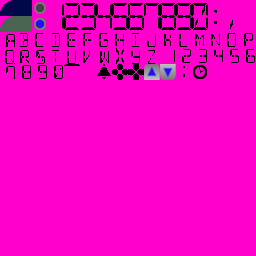
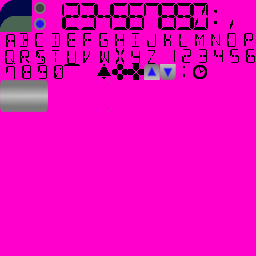
Comparing the layer stacks of the two 256 × 256 images. Changes:
renamed "Layer" to "Background copy", hid it, painted on it over [0, 16, 112, 112]
added group "Original" with 3 layers over [0, 16, 112, 112]
added layer "Layer #2" in group "Original" over [0, 16, 112, 112]
moved "Background" into group "Original" over [0, 16, 112, 112]
